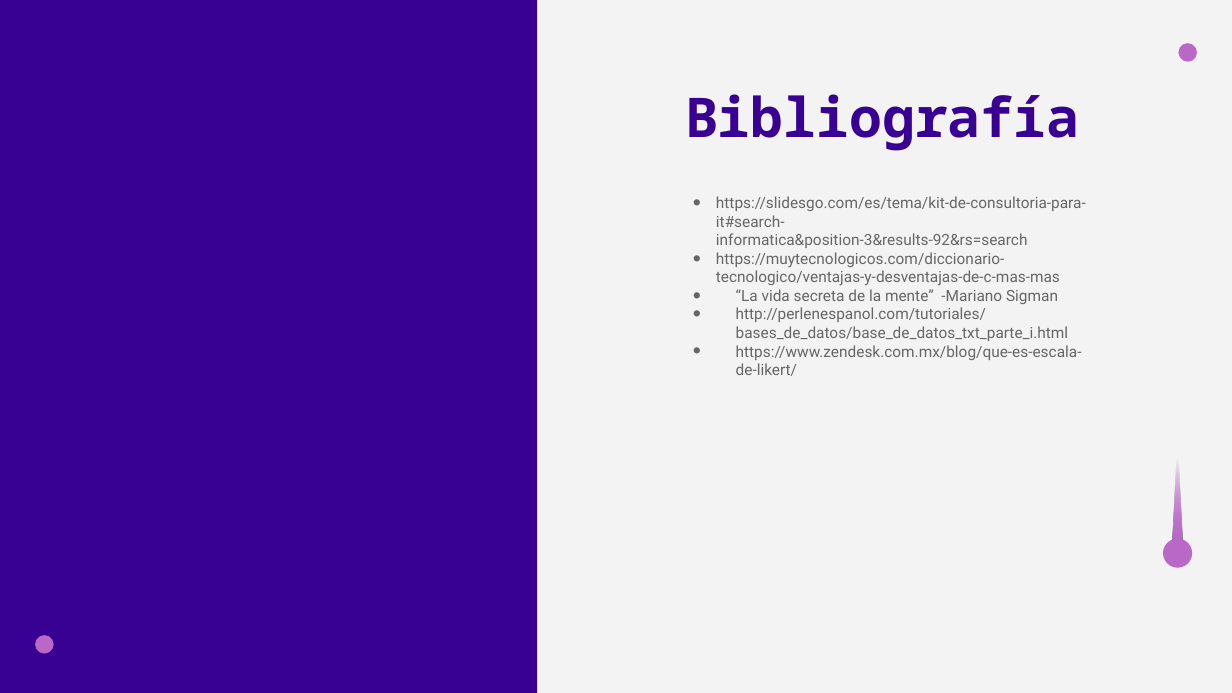
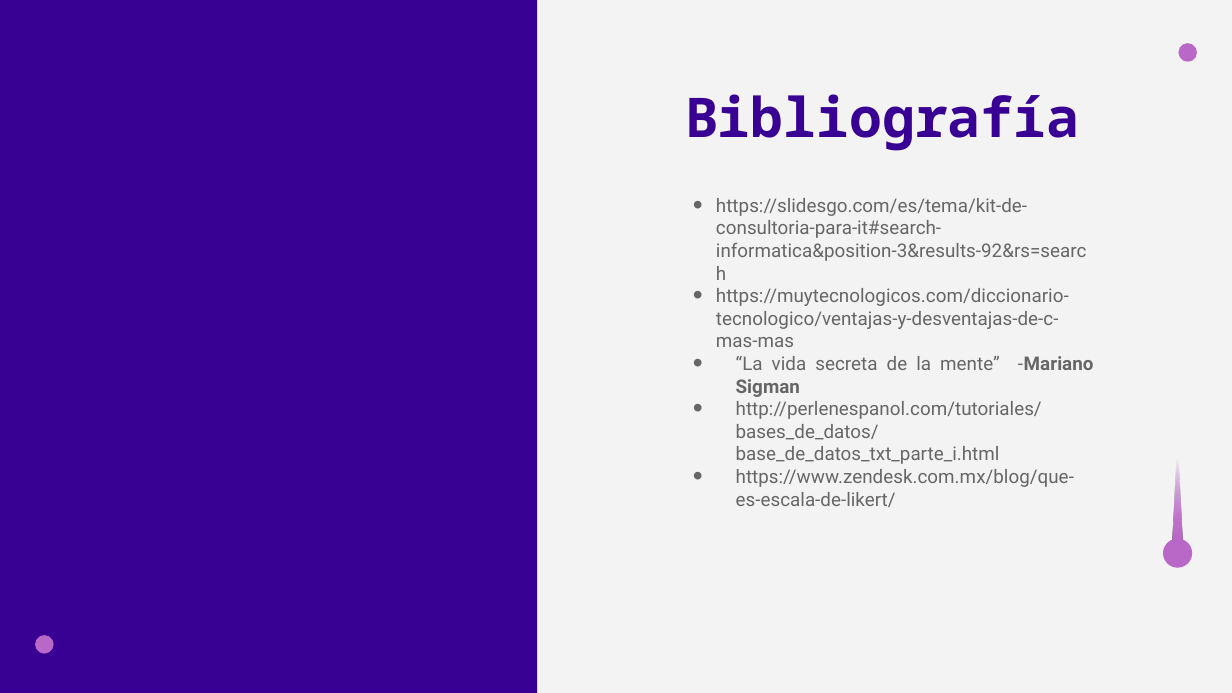
Before and after one commit to LucianoMartinez21/Catedra_1_C-, a slide deck: slide 12 of Presentacion_Fundamentos.pptx. Drawn at 1232x693 pixels with LibreOffice and Linux fonts; fonts in the diff are those of the drawing. Boxes give left, top, right and bottom in pixels: in the first picture for what was removed or moved away, otherwise in the second. Text is boxed around its words. In the diff, an @@ line names an element or a change of style, - is before the commit and + after.

```diff
--- a/Presentacion_Fundamentos.pptx
+++ b/Presentacion_Fundamentos.pptx
@@ subtitle "https://slidesgo.com/es/tema/kit-de-consultoria-para-it#sear ..." at <box>716,198,1094,507</box>: size 9 to 11 pt; bold on in "-Mariano Sigman" @@
```
Also in this commit, not shown: 4 other slides changed.
